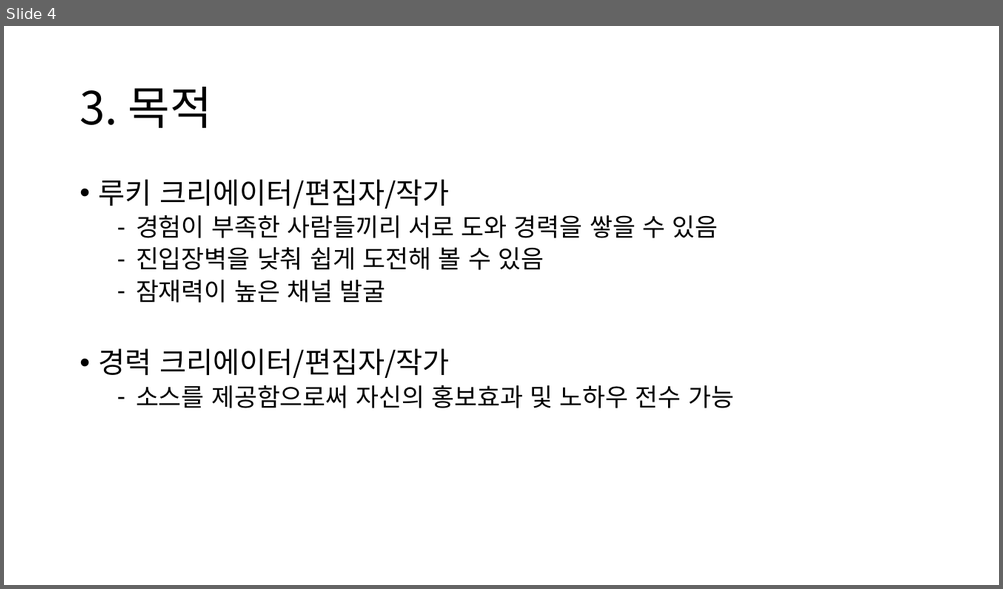
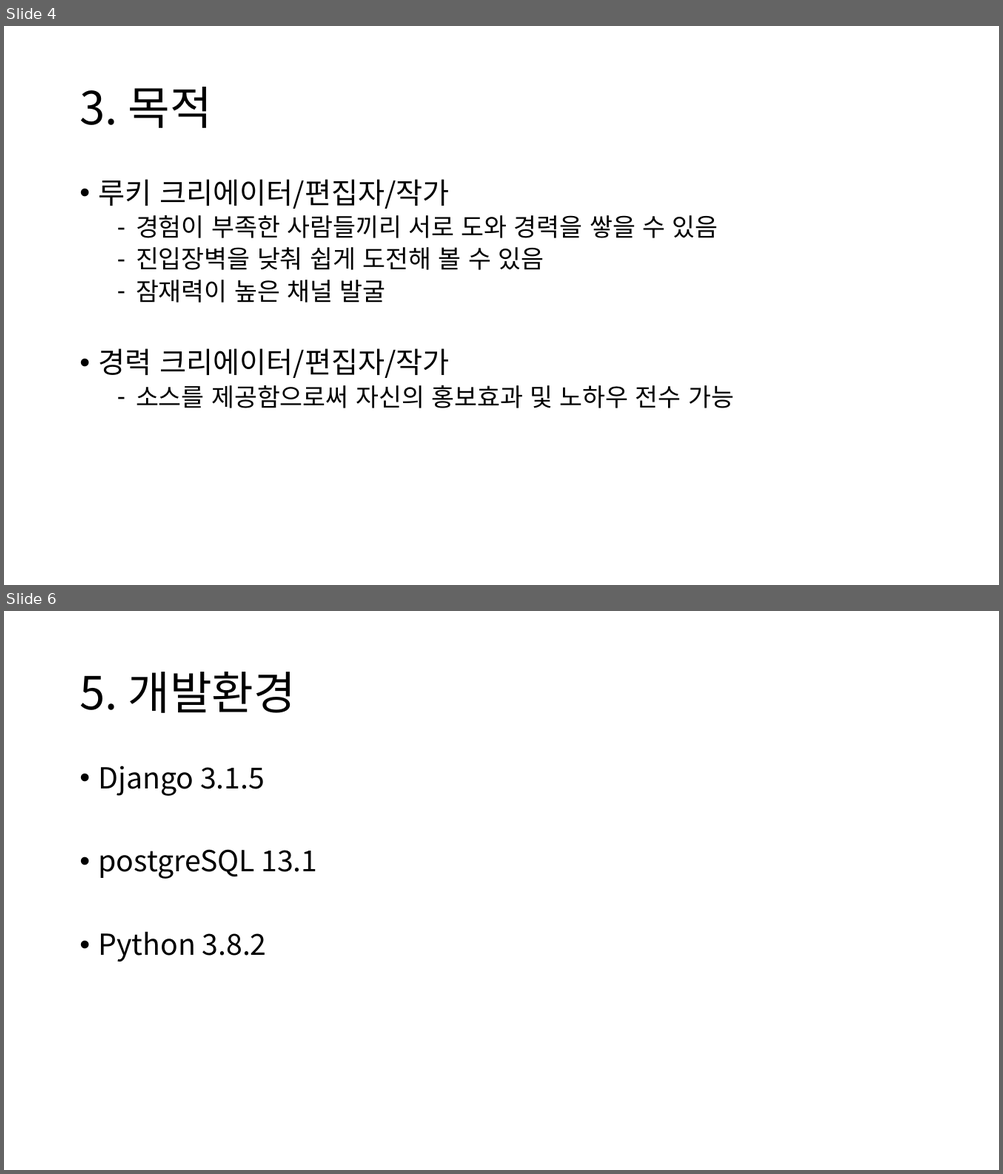
Before and after one commit to ZScomnet/django_tutorial, a slide deck: 설명.pptx. Shown one above the other, each under a label of ours: slide 4 before the commit, slides 4 and 6 after it; the slides between them are not shown. The pictures are 1003x589 and 1003x1174 pixels, drawn with LibreOffice and Linux fonts; fonts in the diff are those of the drawing. Boxes give left, top, right and bottom in pixels: in the first picture for what was removed or moved away, otherwise in the second. Text is boxed around its words. In the diff, an @@ line names an element or a change of style, - is before the commit and + after.

```diff
--- a/설명.pptx
+++ b/설명.pptx
@@ slide 6 added at bbox=[4, 611, 999, 1170], background #FFFFFF @@
@@ title added at bbox=[79, 672, 296, 713], 44 pt, text #000000 @@
+5. 개발환경
@@ text added at bbox=[99, 766, 318, 962], 28 pt, text #000000 @@
+• Django 3.1.5
+• postgreSQL 13.1
+• Python 3.8.2
```
Also in this commit, not shown: 1 slide changed.
